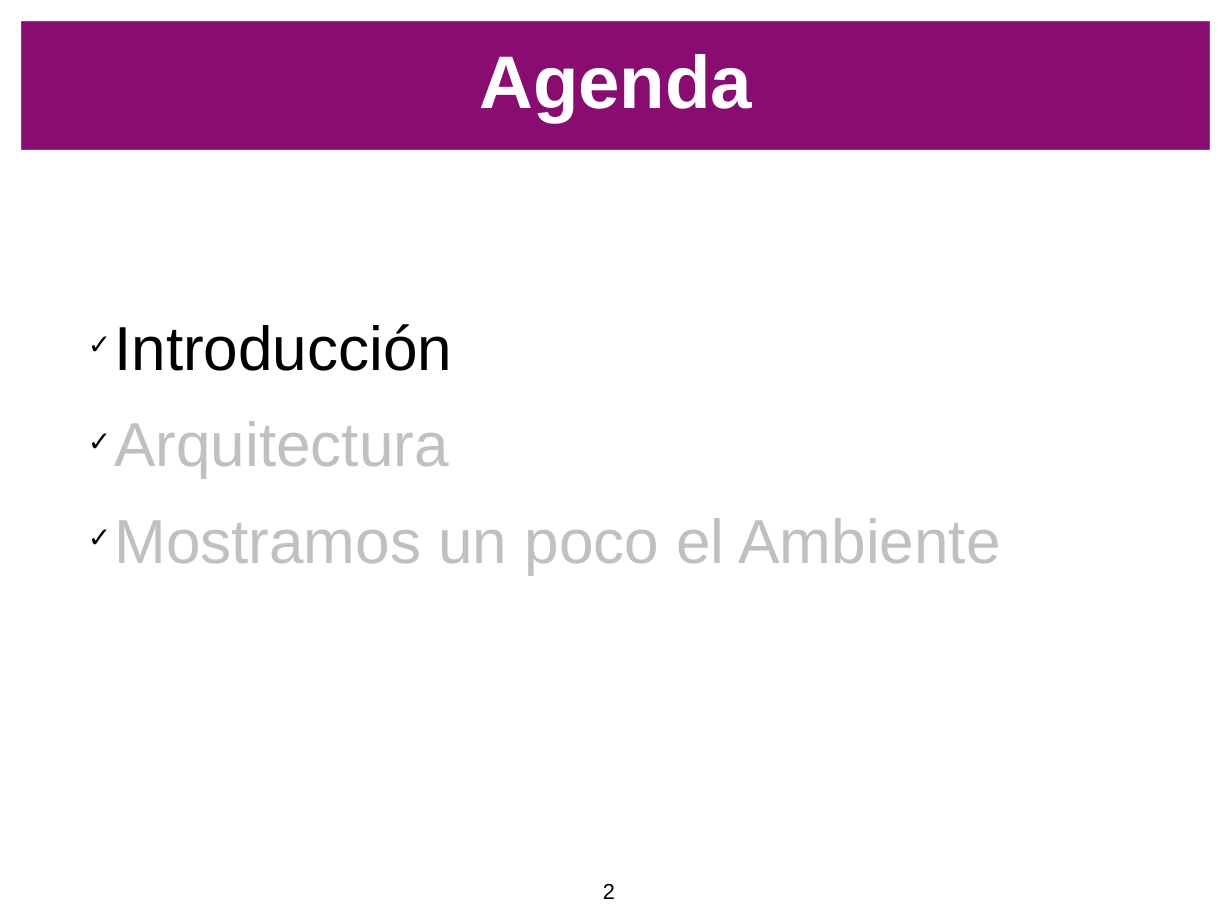
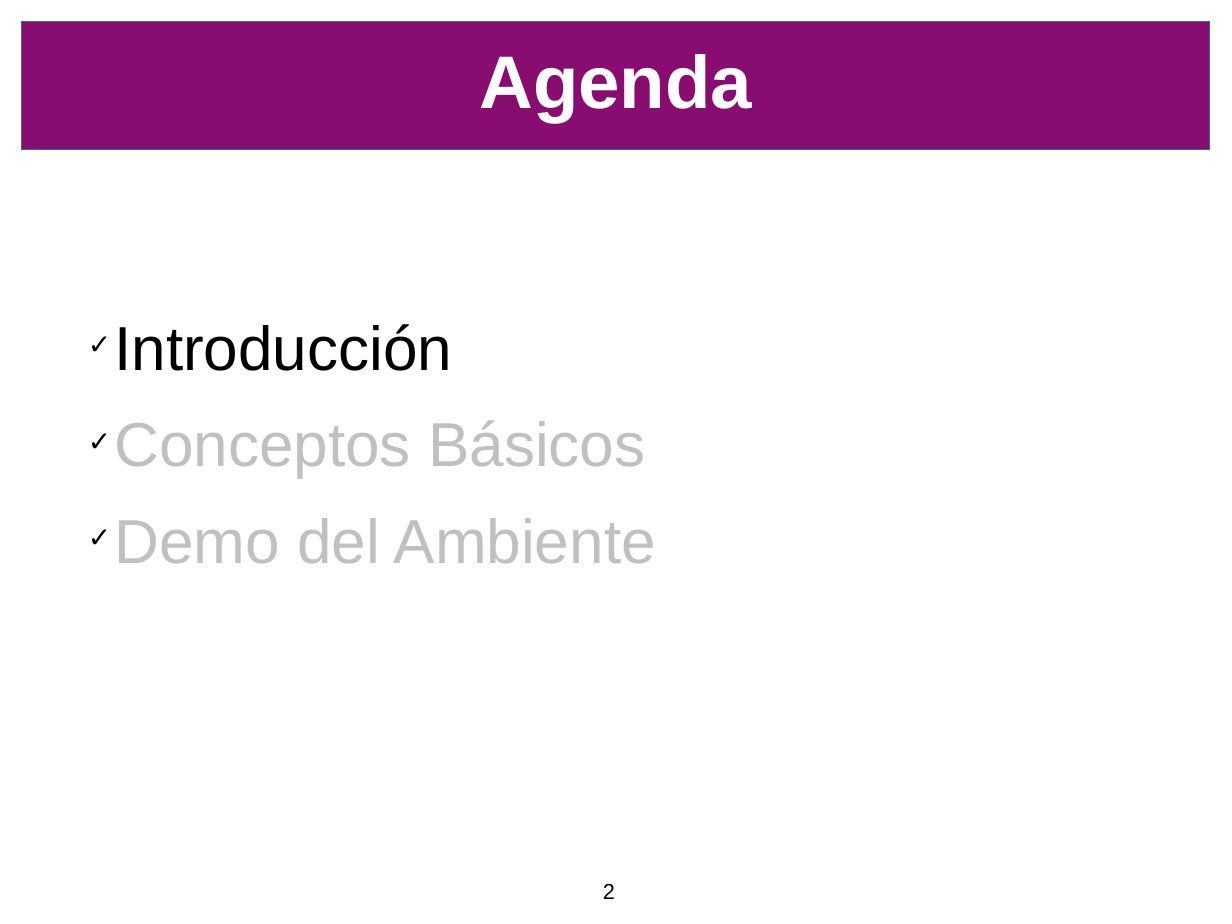
Before and after one commit to SIU-Toba/framework, a slide deck: slide 2 of doc/presentacion/CafeConf2006.odp. Drawn at 1232x924 pixels with LibreOffice and Linux fonts; fonts in the diff are those of the drawing; background and template pictures are left out. Boxes give left, top, right and bottom in pixels: in the first picture for what was removed or moved away, otherwise in the second. Text is boxed around its words. In the diff, an @@ line names an element or a change of style, - is before the commit and + after.

```diff
--- a/doc/presentacion/CafeConf2006.odp
+++ b/doc/presentacion/CafeConf2006.odp
@@ text at bbox=[114, 420, 656, 563]: text changed @@
-✓ Arquitectura
-✓ Mostramos un poco el Ambiente
+✓ Conceptos Básicos
+✓ Demo del Ambiente
```
Also in this commit, not shown: 13 other slides changed, 4 slides added, 1 slide removed, 2 other files.
